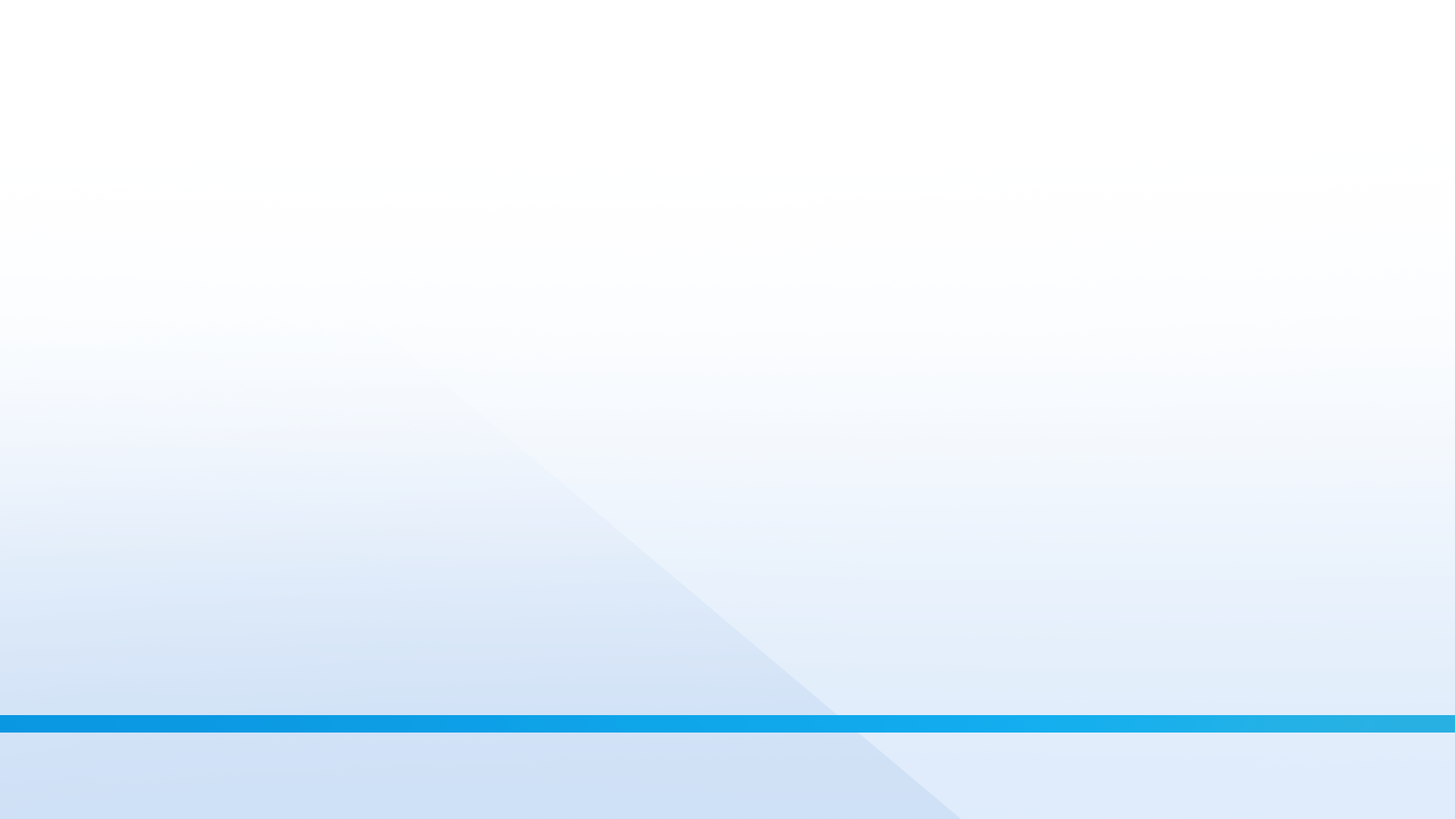
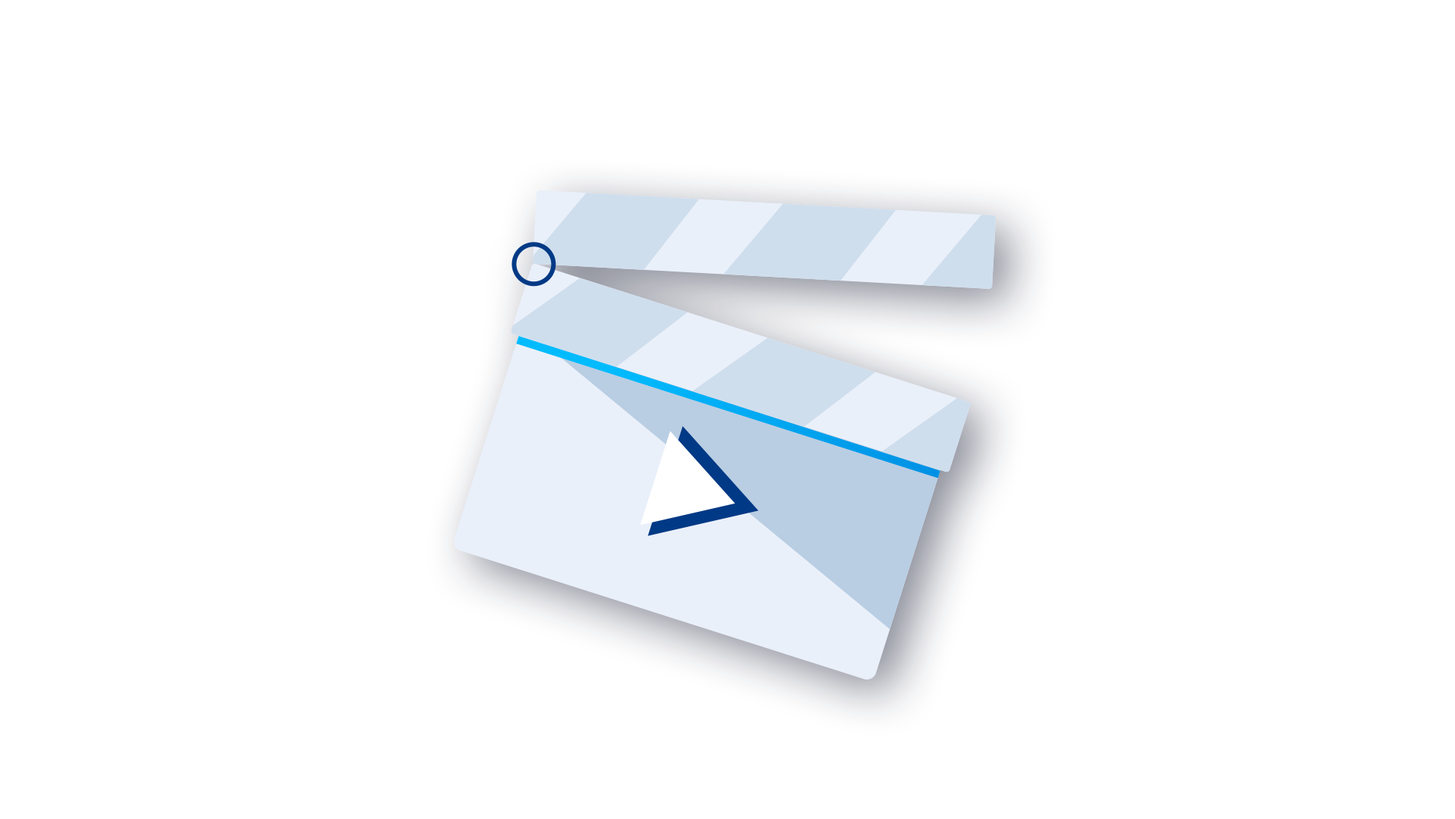
Layered file, before and after one edit (1455px x 819px). Changes by layer:
removed layer "Capa 2" over [0, 714, 1455, 733]
showed "Objeto inteligente vectorial", moved it above "Capa 5", painted on it over [454, 190, 996, 680]
removed layer "Capa 1" over [0, 165, 1455, 819]
renamed "Capa 3" to "Capa 3 copia", hid it over [0, 206, 962, 819]
hid "Capa 0" over [0, 165, 1455, 819]
